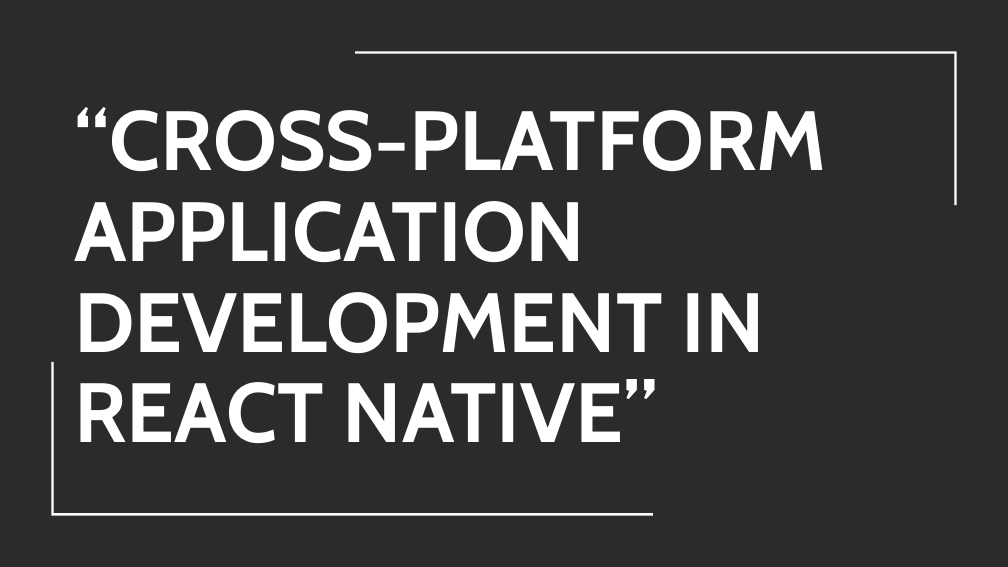
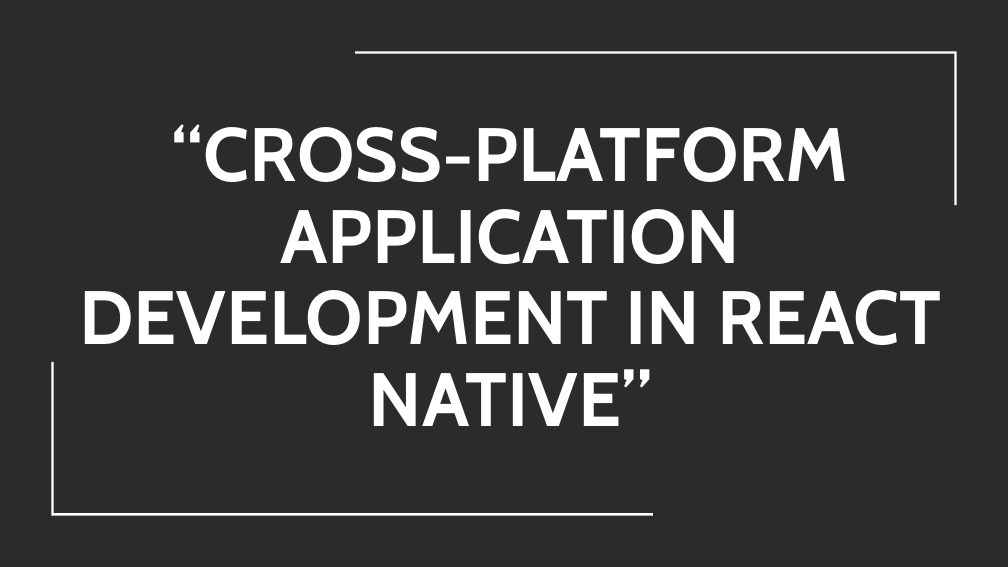
Before and after one commit to SanketsCode/TE-SEM-V-Projects, a slide deck: slide 1 of cross_platform.pptx. Drawn at 1008x567 pixels with LibreOffice and Linux fonts; fonts in the diff are those of the drawing; background and template pictures are left out; a plain dark background stands for a picture behind light text. Boxes give left, top, right and bottom in pixels: in the first picture for what was removed or moved away, otherwise in the second. Text is boxed around its words. In the diff, an @@ line names an element or a change of style, - is before the commit and + after.

```diff
--- a/cross_platform.pptx
+++ b/cross_platform.pptx
@@ title "“CROSS-PLATFORM APPLICATION DEVELOPMENT IN REACT ..." at [79, 124, 942, 426]: size 60 to 54 pt; alignment left to centre @@
```
Also in this commit, not shown: 6 other slides changed, 5 slides added, 1 other file.
